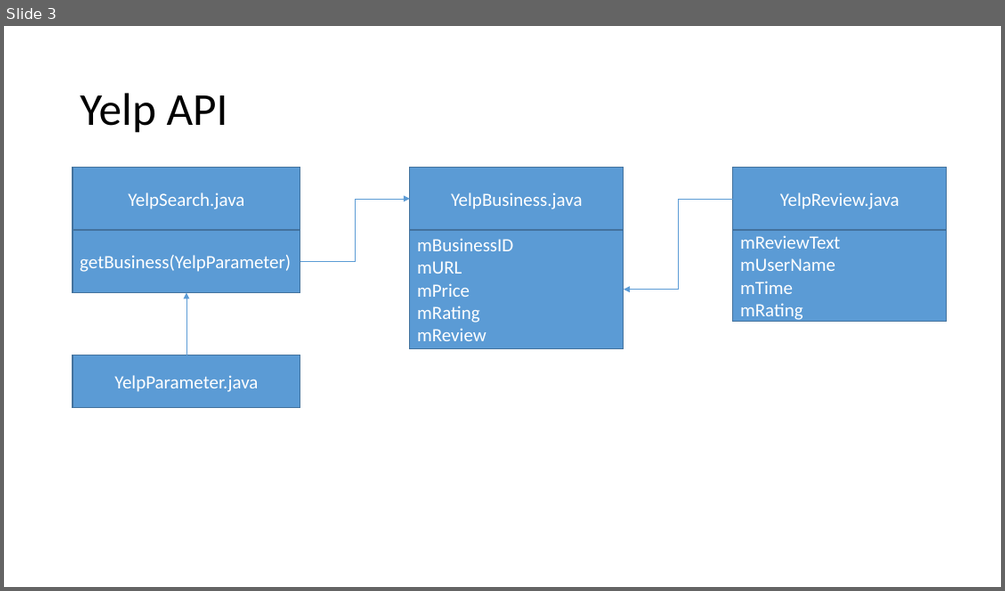
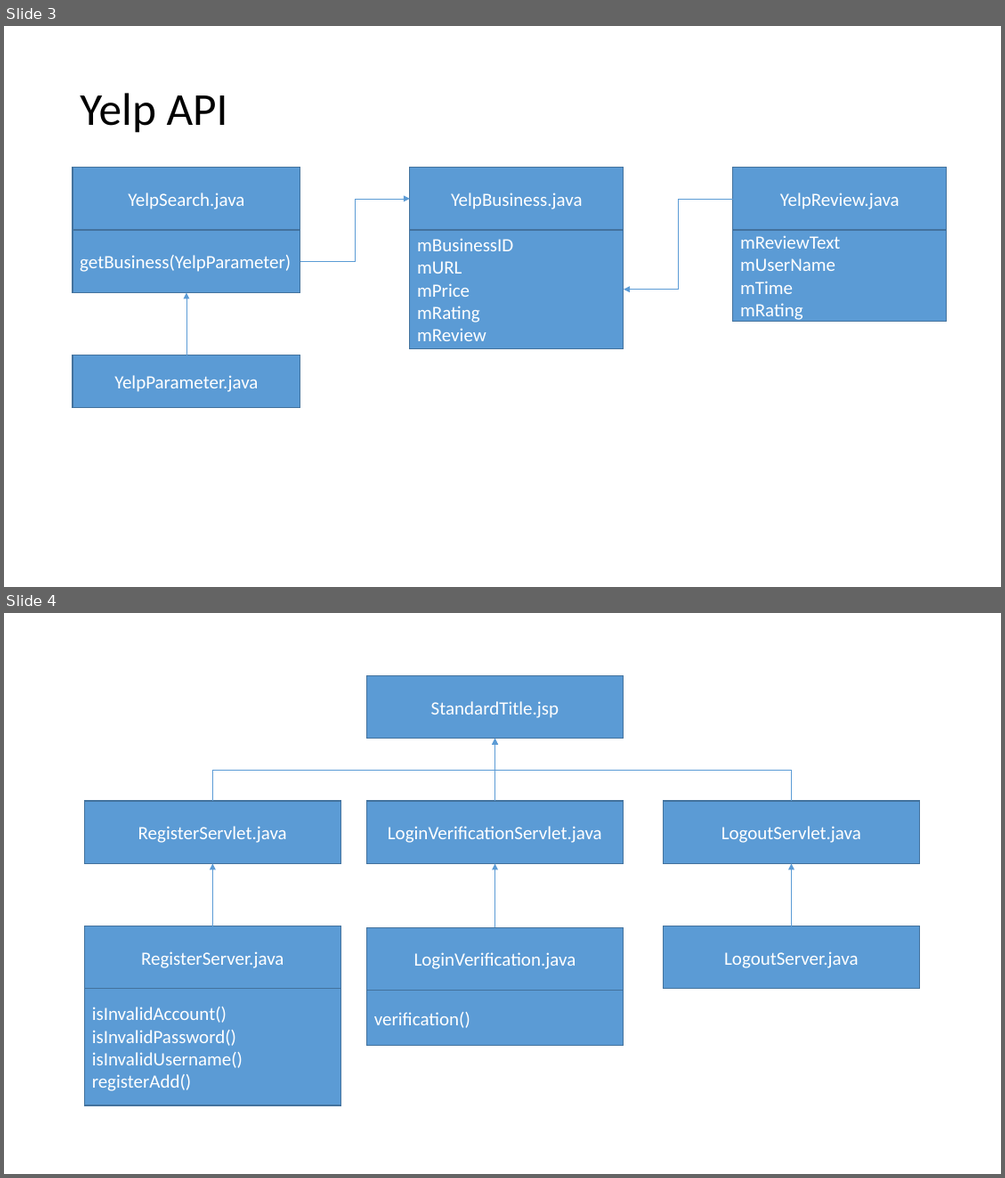
Before and after one commit to penut85420/WBSE_Project, a slide deck: 其他/Diagram/Diagram.pptx. Shown one above the other, each under a label of ours: slide 3 before the commit, slides 3 and 4 after it. The pictures are 1005x591 and 1005x1178 pixels, drawn with LibreOffice and Linux fonts; fonts in the diff are those of the drawing. Boxes give left, top, right and bottom in pixels: in the first picture for what was removed or moved away, otherwise in the second. Text is boxed around its words. In the diff, an @@ line names an element or a change of style, - is before the commit and + after.

Commit message:
ppt

```diff
--- a/其他/Diagram/Diagram.pptx
+++ b/其他/Diagram/Diagram.pptx
@@ slide 4 added at <box>4,613,1001,1174</box>, background #FFFFFF @@
@@ rectangle added at <box>367,676,623,738</box>, fill #5B9BD5, outline #43739E 1 pt, 18 pt, text #FFFFFF @@
+StandardTitle.jsp
@@ elbow arrow added from (212, 801) to (495, 738), #5B9BD5 0.5 pt @@
@@ elbow arrow added from (792, 801) to (495, 738), #5B9BD5 0.5 pt @@
@@ arrow added from (495, 801) to (495, 738), #5B9BD5 0.5 pt @@
@@ rectangle added at <box>85,801,340,863</box>, fill #5B9BD5, outline #43739E 1 pt, 18 pt, text #FFFFFF @@
+RegisterServlet.java
@@ rectangle added at <box>367,801,623,863</box>, fill #5B9BD5, outline #43739E 1 pt, 18 pt, text #FFFFFF @@
+LoginVerificationServlet.java
@@ rectangle added at <box>663,801,919,863</box>, fill #5B9BD5, outline #43739E 1 pt, 18 pt, text #FFFFFF @@
+LogoutServlet.java
@@ arrow added from (212, 926) to (212, 863), #5B9BD5 0.5 pt @@
@@ arrow added from (495, 928) to (495, 863), #5B9BD5 0.5 pt @@
@@ arrow added from (792, 926) to (792, 863), #5B9BD5 0.5 pt @@
@@ rectangle added at <box>85,926,340,989</box>, fill #5B9BD5, outline #43739E 1 pt, 18 pt, text #FFFFFF @@
+RegisterServer.java
@@ rectangle added at <box>367,928,623,990</box>, fill #5B9BD5, outline #43739E 1 pt, 18 pt, text #FFFFFF @@
+LoginVerification.java
@@ rectangle added at <box>663,926,919,989</box>, fill #5B9BD5, outline #43739E 1 pt, 18 pt, text #FFFFFF @@
+LogoutServer.java
@@ rectangle added at <box>85,989,340,1105</box>, fill #5B9BD5, outline #43739E 1 pt, 18 pt, text #FFFFFF @@
+isInvalidAccount()
+isInvalidPassword()
+isInvalidUsername()
+registerAdd()
@@ rectangle added at <box>367,989,623,1046</box>, fill #5B9BD5, outline #43739E 1 pt, 18 pt, text #FFFFFF @@
+verification()
```
Also in this commit, not shown: 1 other file.
